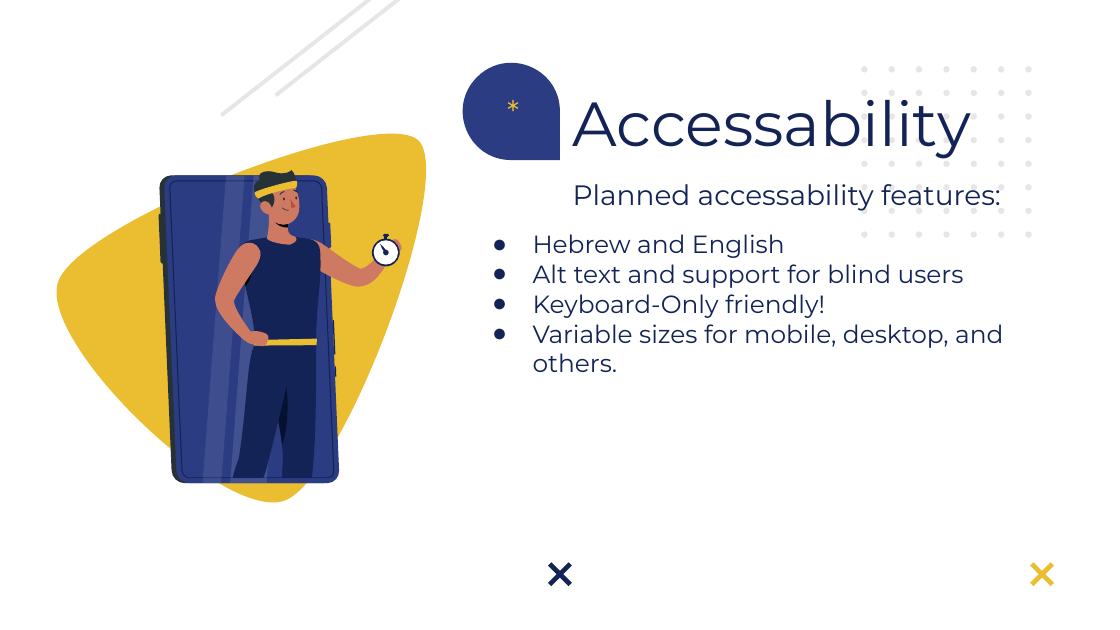
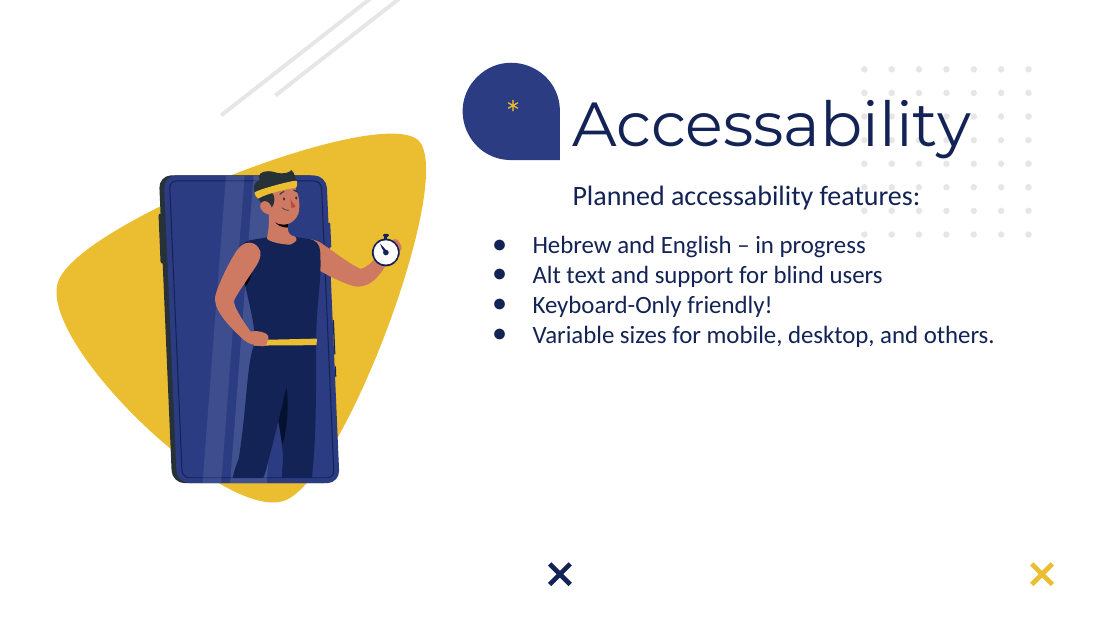
Before and after one commit to Boazius/TAU-GoogleWorkshop-180Sport, a slide deck: slide 19 of 180sport presentation.pptx (slide 8 before the commit). Drawn at 1120x630 pixels with LibreOffice and Linux fonts; fonts in the diff are those of the drawing. Boxes give left, top, right and bottom in pixels: in the first picture for what was removed or moved away, otherwise in the second. Text is boxed around its words. In the diff, an @@ line names an element or a change of style, - is before the commit and + after.

```diff
--- a/180sport presentation.pptx
+++ b/180sport presentation.pptx
@@ subtitle "Planned accessability features:" at box(573, 185, 921, 210): font Montserrat to Calibri @@
@@ subtitle at box(533, 235, 866, 258): text changed; font Montserrat to Calibri @@
-● Hebrew and English
+● Hebrew and English – in progress
@@ subtitle at box(533, 265, 995, 347): font Montserrat to Calibri in "Alt text and support for blind users", "Keyboard-Only friendly!", "Variable sizes for mobile, desktop, and others." @@
```
Also in this commit, not shown: 6 other slides changed, 11 slides added, 17 other files.
